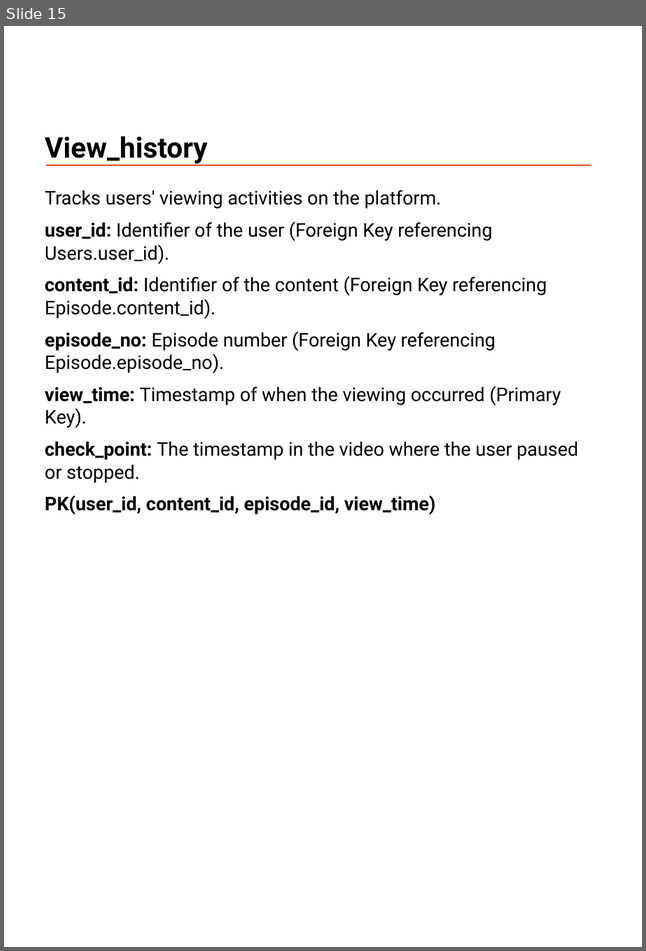
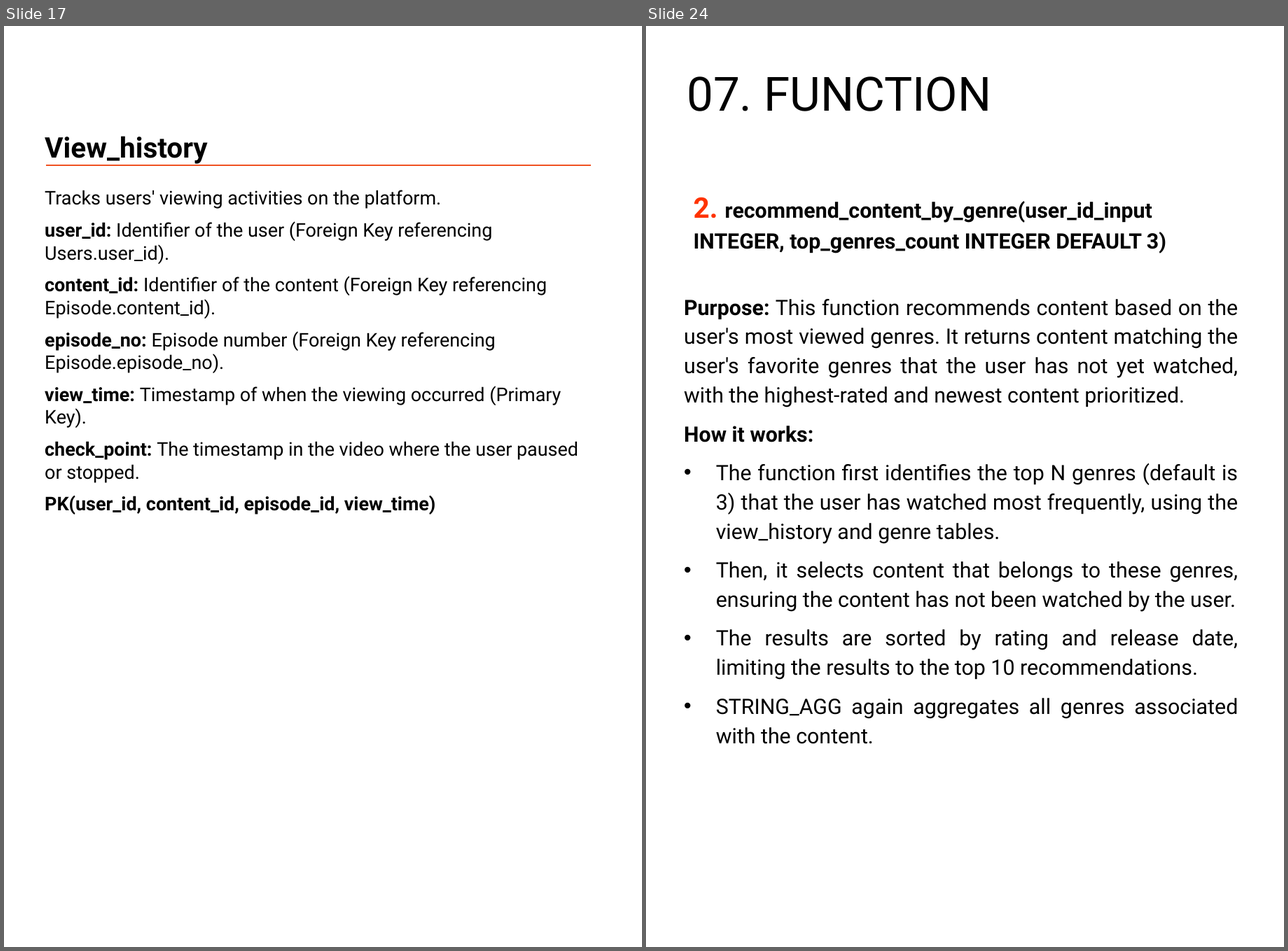
Before and after one commit to mtrung12/Movie_streaming_db, a slide deck: movie_stream_report.pptx. Shown side by side, each under a label of ours: slide 15 before the commit, slides 17 and 24 after it; the slides between them are not shown. The pictures are 646x951 and 1288x951 pixels, drawn with LibreOffice and Linux fonts; fonts in the diff are those of the drawing. Boxes give left, top, right and bottom in pixels: in the first picture for what was removed or moved away, otherwise in the second. Text is boxed around its words. In the diff, an @@ line names an element or a change of style, - is before the commit and + after.

```diff
--- a/movie_stream_report.pptx
+++ b/movie_stream_report.pptx
@@ slide 24 added at bbox=[646, 26, 1284, 947], background #FFFFFF @@
@@ text added at bbox=[687, 76, 991, 111], 40 pt, text #000000 @@
+07. FUNCTION
@@ text added at bbox=[694, 197, 1166, 253], 18 pt, text #000000, bold @@
+2. recommend_content_by_genre(user_id_input INTEGER, top_genres_count INTEGER DEFAULT 3)
@@ text added at bbox=[684, 299, 1238, 744], 18 pt, text #000000 @@
+Purpose: This function recommends content based on the user's most viewed genres. It returns content matching the user's favorite genres that the user has not yet watched, with the highest-rated and newest content prioritized.
+How it works:
+• The function first identifies the top N genres (default is 3) that the user has watched most frequently, using the view_history and genre tables.
+• Then, it selects content that belongs to these genres, ensuring the content has not been watched by the user.
+• The results are sorted by rating and release date, limiting the results to the top 10 recommendations.
+• STRING_AGG again aggregates all genres associated with the content.
@@ what was slide 15 is now slide 17 @@
```
Also in this commit, not shown: 2 slides changed, 11 other slides added, 5 slides removed.
